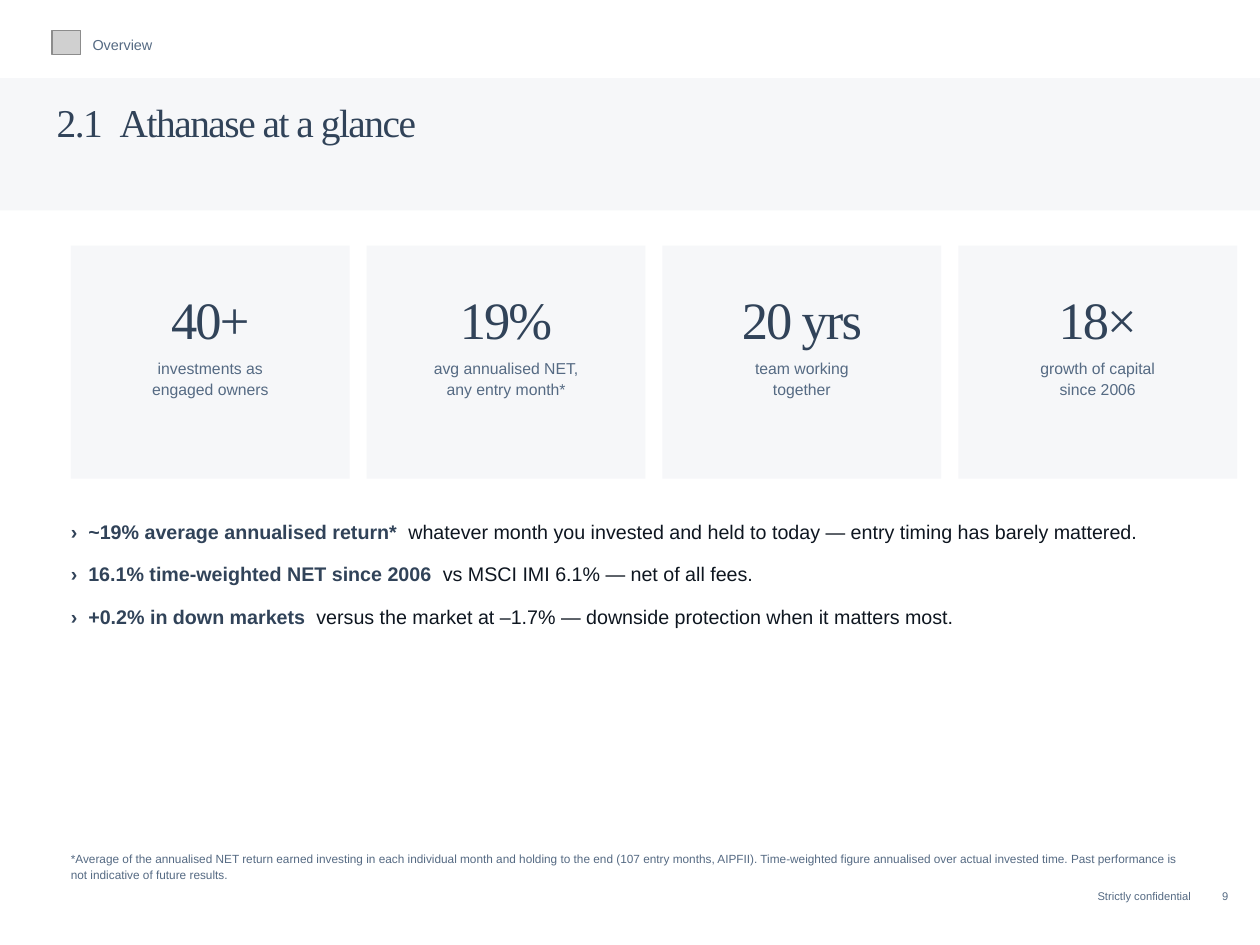
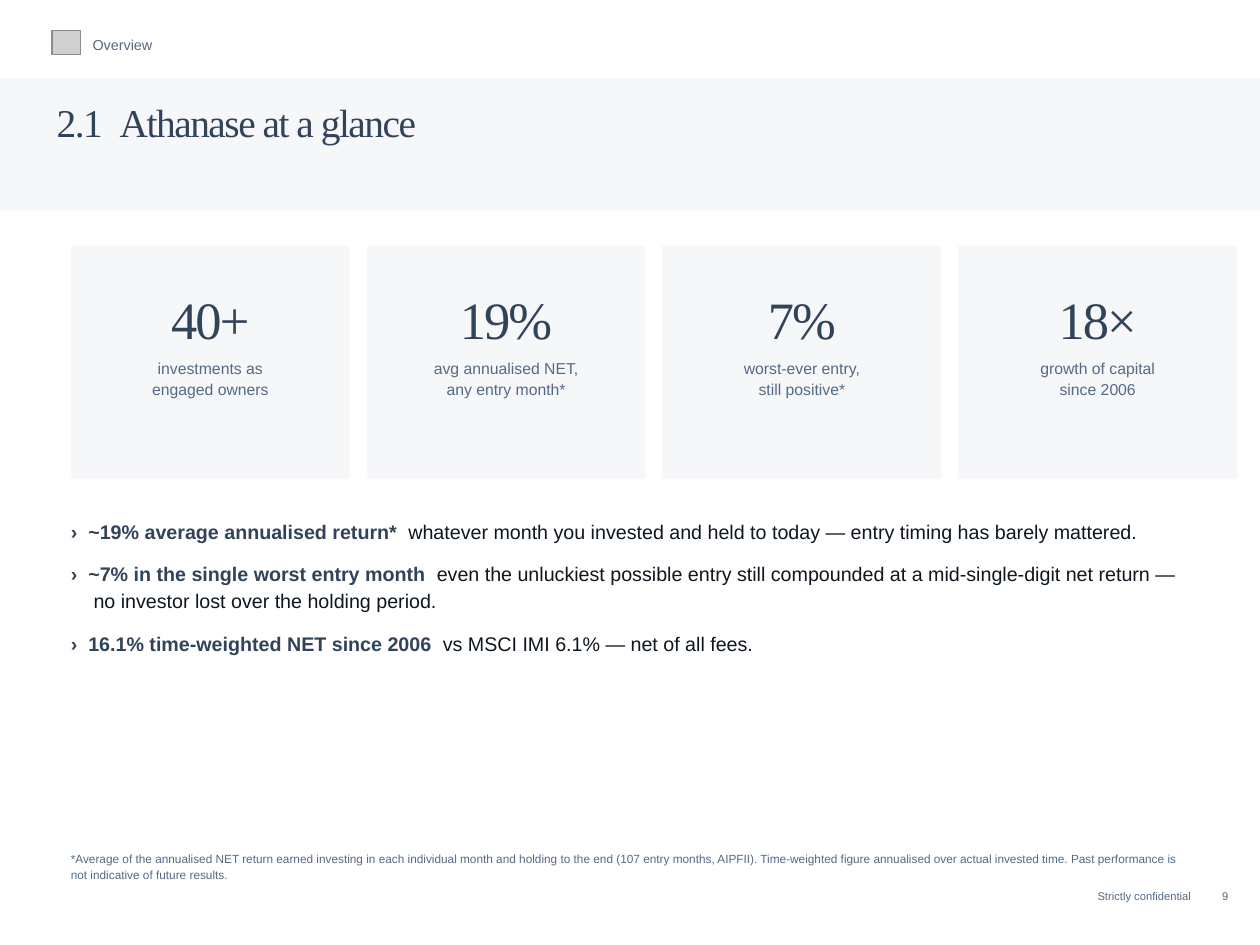
Before and after one commit to charette-lab/Claude, a slide deck: slide 12 of Athanase_Engaged_Ownership_Allocator_Deck.pptx. Drawn at 1260x945 pixels with LibreOffice and Linux fonts; fonts in the diff are those of the drawing; grey boxes stand for pictures. Boxes give left, top, right and bottom in pixels: in the first picture for what was removed or moved away, otherwise in the second. Text is boxed around its words. In the diff, an @@ line names an element or a change of style, - is before the commit and + after.

```diff
--- a/Athanase_Engaged_Ownership_Allocator_Deck.pptx
+++ b/Athanase_Engaged_Ownership_Allocator_Deck.pptx
@@ text at [744,304,860,399]: text changed @@
-20 yrs
-team working
-together
+7%
+worst-ever entry,
+still positive*
@@ text at [88,566,1150,612]: paragraph added @@
+› ~7% in the single worst entry month even the unluckiest possible entry still compounded at a mid-single-digit net return — no investor lost over the holding period.
@@ text at [88,609,953,628]: paragraph removed @@
-› +0.2% in down markets versus the market at –1.7% — downside protection when it matters most.
```
Also in this commit, not shown: 1 other file.
